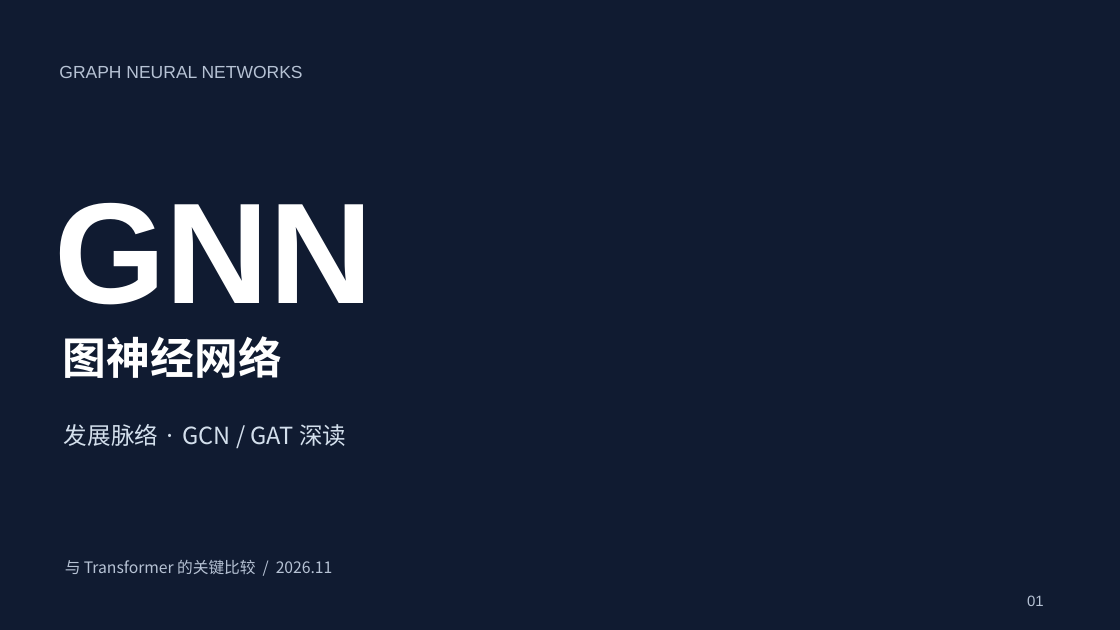
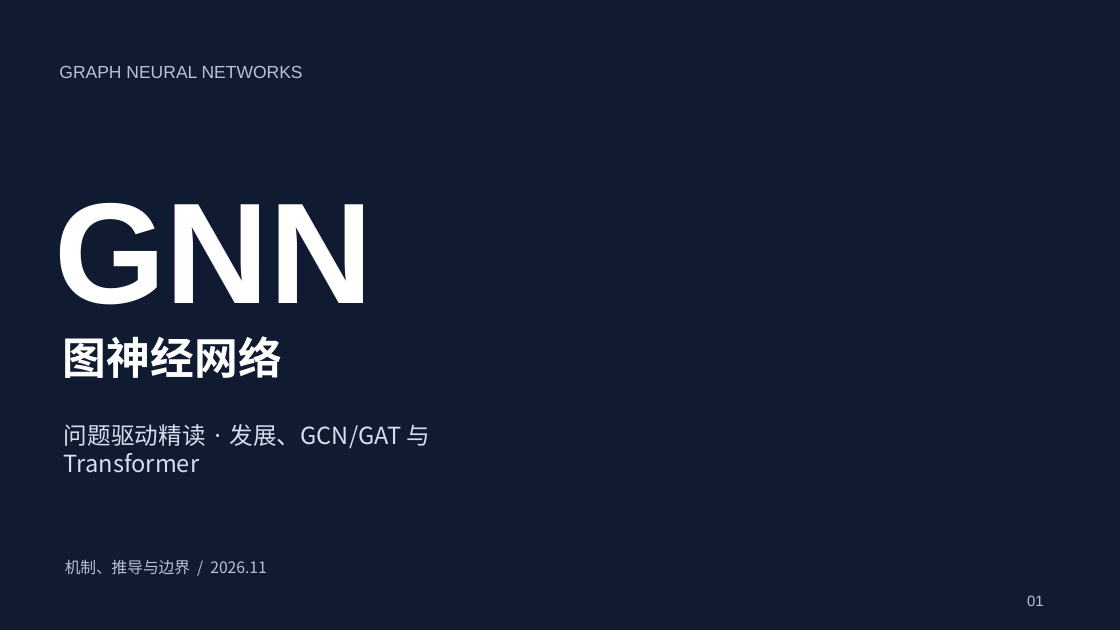
Before and after one commit to guozongzhi/GNN, a slide deck: slide 1 of outputs/presentations/GNN-原理与关键论文.pptx. Drawn at 1120x630 pixels with LibreOffice and Linux fonts; fonts in the diff are those of the drawing; background and template pictures are left out. Boxes give left, top, right and bottom in pixels: in the first picture for what was removed or moved away, otherwise in the second. Text is boxed around its words. In the diff, an @@ line names an element or a change of style, - is before the commit and + after.

```diff
--- a/outputs/presentations/GNN-原理与关键论文.pptx
+++ b/outputs/presentations/GNN-原理与关键论文.pptx
@@ text at [64,424,431,473]: text changed @@
-发展脉络 · GCN / GAT 深读
+问题驱动精读 · 发展、GCN/GAT 与 Transformer
@@ text at [65,560,267,574]: text changed @@
-与 Transformer 的关键比较 / 2026.11
+机制、推导与边界 / 2026.11
```
Also in this commit, not shown: 7 other slides changed, 25 slides added, 18 slides removed, 5 other files.
